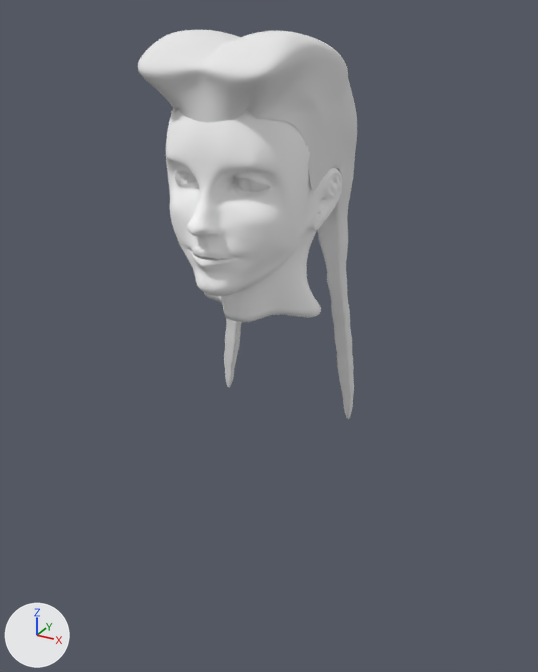
Two versions of the Blender file simple_topo/02d.blend, one commit apart.
Both versions are drawn from a camera (50 mm lens) standing at (13.0, -22.5, 10.9) and looking at (0.3, 0.6, -0.7). The lights are fixed; the arrows at lower left show +X, +Y and +Z.

Before the edit, the objects in view are built like this:
```python
me_cube = bpy.data.meshes.new('Cube')
me_cube.from_pydata(...)  # 378 vertices, 360 faces; spans x 0.0..1.25, y -1.53..3.87, z -7.21..1.0
me_cube.materials.append(mat_braided_hair)  # white #e7e7e7
me_plane = bpy.data.meshes.new('Plane')
me_plane.from_pydata(...)  # 1195 vertices, 1122 faces; spans x -2.73..2.73, y -4.9..4.48, z -7.42..0.48
me_plane.polygons.foreach_set('use_smooth', [True] * 1122)
me_plane.materials.append(mat_material)  # white #fcfcfc
me_sphere = bpy.data.meshes.new('Sphere')
me_sphere.from_pydata(...)  # 785 vertices, 768 faces; spans x 0.75..2.52, y -0.2..0.64, z -0.88..0.88
me_sphere.polygons.foreach_set('use_smooth', [True] * 768)
me_sphere.materials.append(mat_eye_iris_001)  # white #e7e7e7
ob_cube = bpy.data.objects.new('Cube', me_cube)
ob_cube.location = (0.0, 1.98, 8.1)
ob_cube.rotation_euler = (-0.921, 0.0, 0.0)  # degrees (-53, 0, 0)
ob_cube.scale = (2.45, 2.73, 1.0)
_m = ob_cube.modifiers.new('Mirror', 'MIRROR')
_m.use_clip = True
_m = ob_cube.modifiers.new('Subsurf', 'SUBSURF')
_m.levels = 2
ob_eye_l_001 = bpy.data.objects.new('eye_l.001', me_sphere)
ob_eye_l_001.location = (0.0, -2.35, 5.83)
ob_eye_l_001.scale = (0.721, 0.721, 0.721)
_m = ob_eye_l_001.modifiers.new('Mirror', 'MIRROR')
ob_head = bpy.data.objects.new('head', me_plane)
ob_head.location = (0.0, -3.44, 5.42)
ob_head.rotation_euler = (1.571, 0.0, 0.0)  # degrees (90, 0, 0)
_m = ob_head.modifiers.new('Subsurf', 'SUBSURF')
_m.levels = 2
_m = ob_head.modifiers.new('Solidify', 'SOLIDIFY')
_m.nonmanifold_thickness_mode = 'FIXED'
_m.nonmanifold_merge_threshold = 0.0003
```
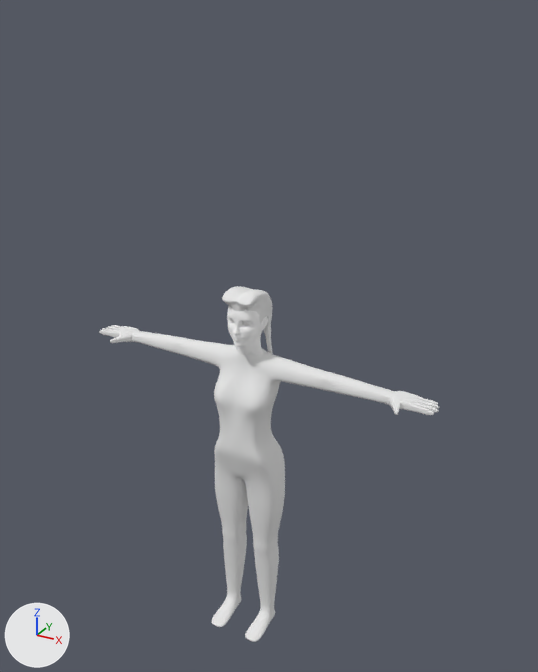
Edits to the bpy script that builds the scene:
```text
Add mat_skin:
    mat_skin = diffuse_material('skin')
    mat_skin.base_color = (0.8, 0.8, 0.8)  # white #e7e7e7
Change me_plane:
    used by ob_head; location = (0.0, -3.44, 5.42); rotation_euler = (1.571, 0.0, 0.0), in degrees (90, 0, 0)
    remove me_plane.from_pydata(...)  # 1195 vertices, 1122 faces; spans x -2.73..2.73, y -4.9..4.48, z -7.42..0.48
    add me_plane.from_pydata(...)  # 1195 vertices, 1122 faces; spans x -0.68..0.68, y -1.53..0.44, z -1.08..1.5
    me_plane part 1: 1195 of 1195 vertices moved; they spanned x -2.73..2.73, y -4.9..4.48, z -7.42..0.48 and now span x -0.68..0.68, y -1.53..0.44, z -1.08..1.5; mean shift (0.0, -0.15, 3.16); largest move (0.0, 4.11, -5.55) -> (0.0, -0.02, 1.4)
Add me_cube_002:
    me_cube_002.from_pydata(...)  # 631 vertices, 608 faces; spans x 0.0..7.34, y -2.16..0.55, z -13.6..-0.61
    me_cube_002.polygons.foreach_set('use_smooth', [True] * 608)
    me_cube_002.materials.append(mat_skin)  # white #e7e7e7
Add me_cube_1:
    me_cube_1.from_pydata(...)  # 378 vertices, 360 faces; spans x 0.0..0.77, y -1.4..0.4, z -2.15..1.6
    me_cube_1.materials.append(mat_braided_hair)  # white #e7e7e7
Remove ob_eye_l_001:
    ob_eye_l_001 = bpy.data.objects.new('eye_l.001', me_sphere)
    ob_eye_l_001.location = (0.0, -2.35, 5.83)
    ob_eye_l_001.scale = (0.721, 0.721, 0.721)
    _m = ob_eye_l_001.modifiers.new('Mirror', 'MIRROR')
Change ob_head:
    ob_head.rotation_euler: (1.571, 0.0, 0.0) -> (0.0, 0.0, 0.0)  # degrees (90, 0, 0) -> degrees (0, 0, 0)
    ob_head.location: (0.0, -3.44, 5.42) -> (0.0, 0.0, 0.0)
Remove ob_cube:
    ob_cube = bpy.data.objects.new('Cube', me_cube)
    ob_cube.location = (0.0, 1.98, 8.1)
    ob_cube.rotation_euler = (-0.921, 0.0, 0.0)  # degrees (-53, 0, 0)
    ob_cube.scale = (2.45, 2.73, 1.0)
    _m = ob_cube.modifiers.new('Mirror', 'MIRROR')
    _m.use_clip = True
    _m = ob_cube.modifiers.new('Subsurf', 'SUBSURF')
    _m.levels = 2
Add ob_body:
    ob_body = bpy.data.objects.new('body', me_cube_002)
    ob_body.location = (0.0, 0.0, 0.0)
    _m = ob_body.modifiers.new('Mirror', 'MIRROR')
    _m.use_clip = True
    _m = ob_body.modifiers.new('Subsurf', 'SUBSURF')
    _m.levels = 2
Add ob_hair:
    ob_hair = bpy.data.objects.new('hair', me_cube_1)
    ob_hair.location = (0.0, 0.0, 0.0)
    _m = ob_hair.modifiers.new('Mirror', 'MIRROR')
    _m.use_clip = True
    _m = ob_hair.modifiers.new('Subsurf', 'SUBSURF')
    _m.levels = 2
```

What differs and where, as boxes (x1, y1, x2, y2) in the pictures (538 x 672 px):
'head', reshaped, moved, turned
    before: (166, 107, 342, 322)
    after: (227, 307, 268, 355)
'Cube', deleted
    before: (137, 30, 357, 419)
'body', added
    after: (99, 325, 439, 642)
'hair', added
    after: (222, 286, 273, 354)
'eye_l.001', deleted
    before: (175, 171, 270, 192)
